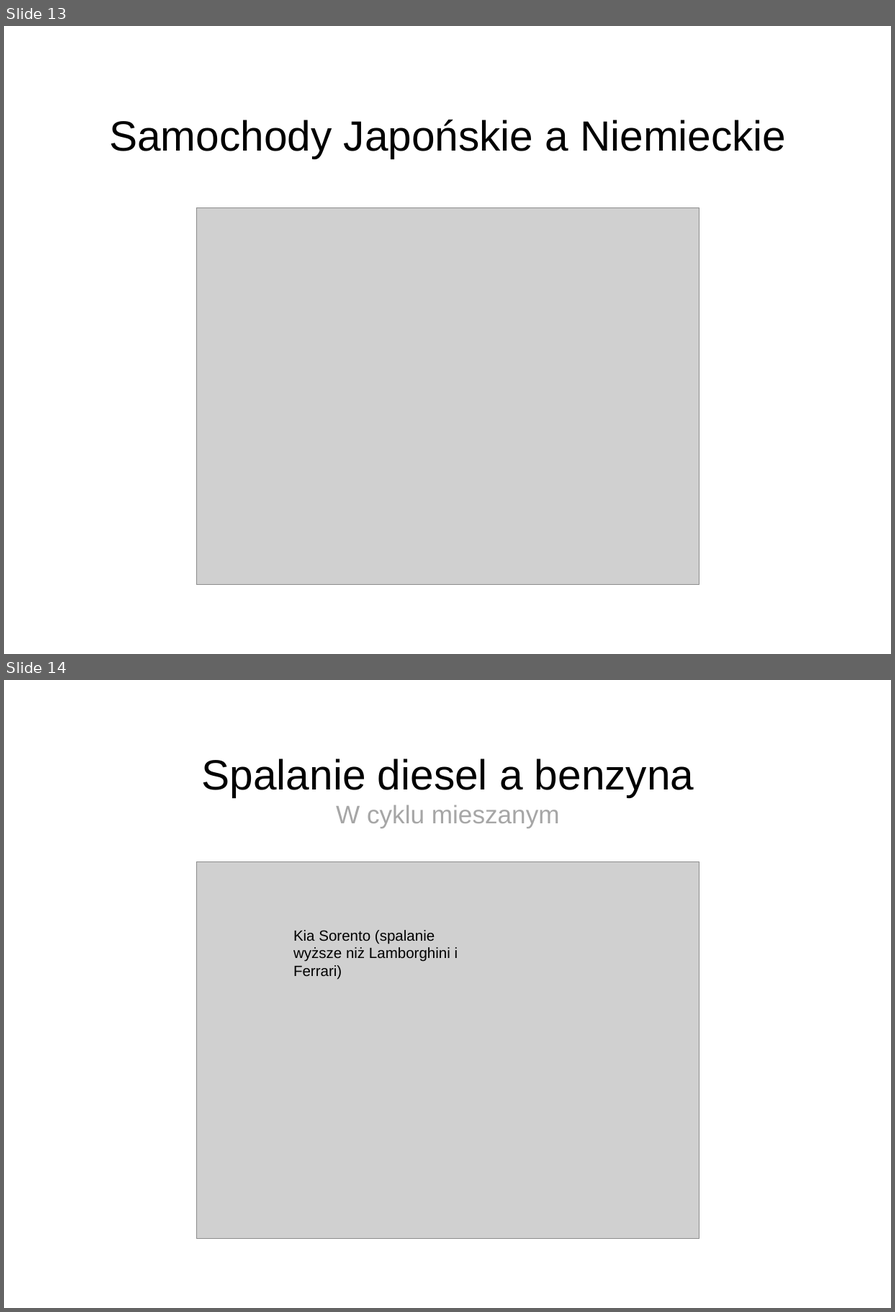
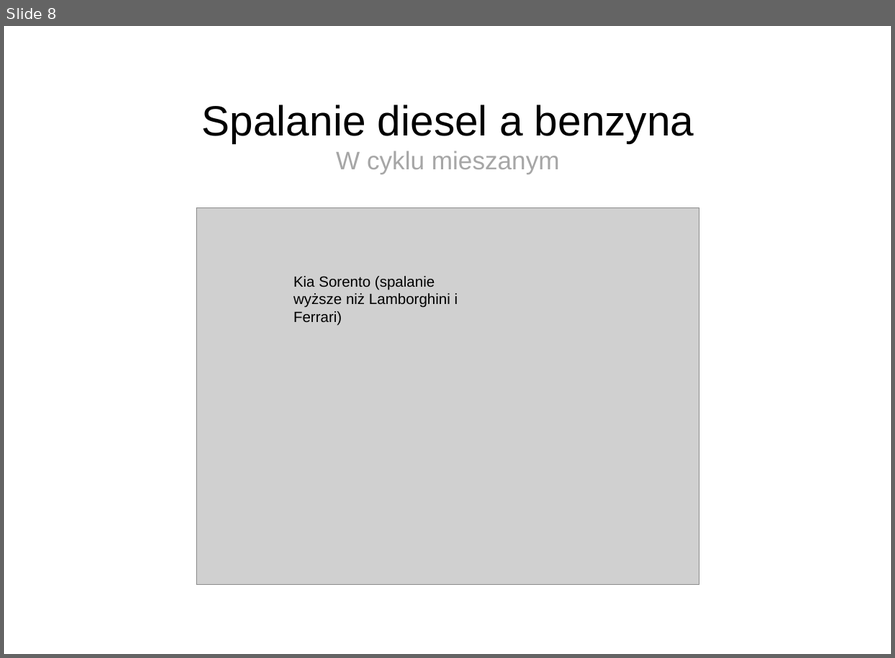
Before and after one commit to michalloska/DataExploration_Project, a slide deck: prezentacja.ppt. Shown one above the other, each under a label of ours: slides 13 and 14 before the commit, slide 8 after it. The pictures are 895x1312 and 895x658 pixels, drawn with LibreOffice and Linux fonts; fonts in the diff are those of the drawing; grey boxes stand for pictures; background and template pictures are left out. Boxes give left, top, right and bottom in pixels: in the first picture for what was removed or moved away, otherwise in the second. Text is boxed around its words. In the diff, an @@ line names an element or a change of style, - is before the commit and + after.

```diff
--- a/prezentacja.ppt
+++ b/prezentacja.ppt
@@ slide 13 removed at (4,26,891,654), background picture (left out) @@
@@ title removed at (109,120,786,158) @@
-Samochody Japońskie a Niemieckie
@@ picture removed at (196,207,699,584) @@
@@ what was slide 14 is now slide 8 @@
```
Also in this commit, not shown: 7 other slides removed.
